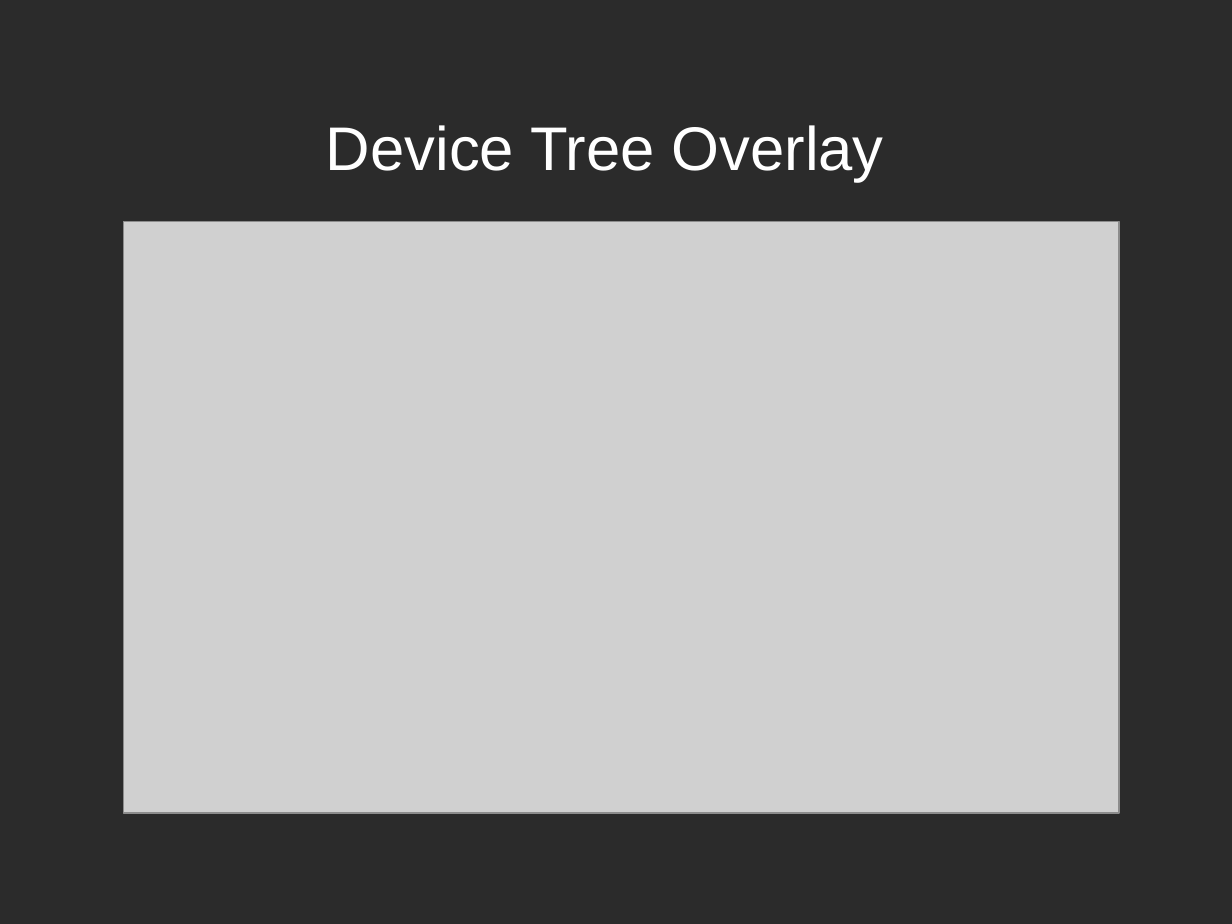
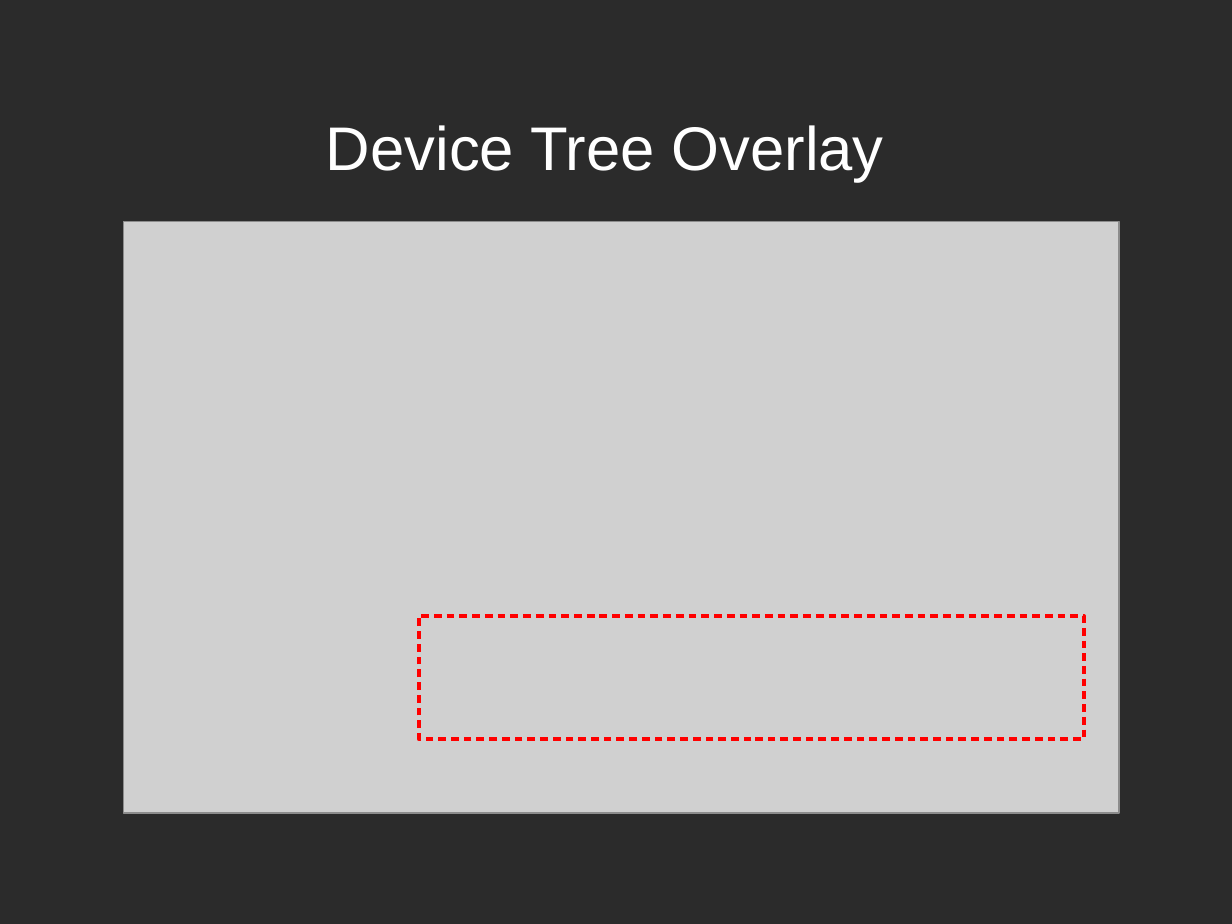
Before and after one commit to xlloss/embedded_linux_cadtc, a slide deck: slide 31 of linux_driver/present/2-driver-basic/2-3_Devicetree.odp (slide 32 before the commit). Drawn at 1232x924 pixels with LibreOffice and Linux fonts; fonts in the diff are those of the drawing; grey boxes stand for pictures; background and template pictures are left out; a plain dark background stands for a picture behind light text. Boxes give left, top, right and bottom in pixels: in the first picture for what was removed or moved away, otherwise in the second. Text is boxed around its words. In the diff, an @@ line names an element or a change of style, - is before the commit and + after.

```diff
--- a/linux_driver/present/2-driver-basic/2-3_Devicetree.odp
+++ b/linux_driver/present/2-driver-basic/2-3_Devicetree.odp
@@ rectangle added at box(419, 616, 1084, 739), outline #FF0000 2.3 pt @@
```
Also in this commit, not shown: 8 other slides changed, 1 slide added, 2 slides removed, 5 other files.
